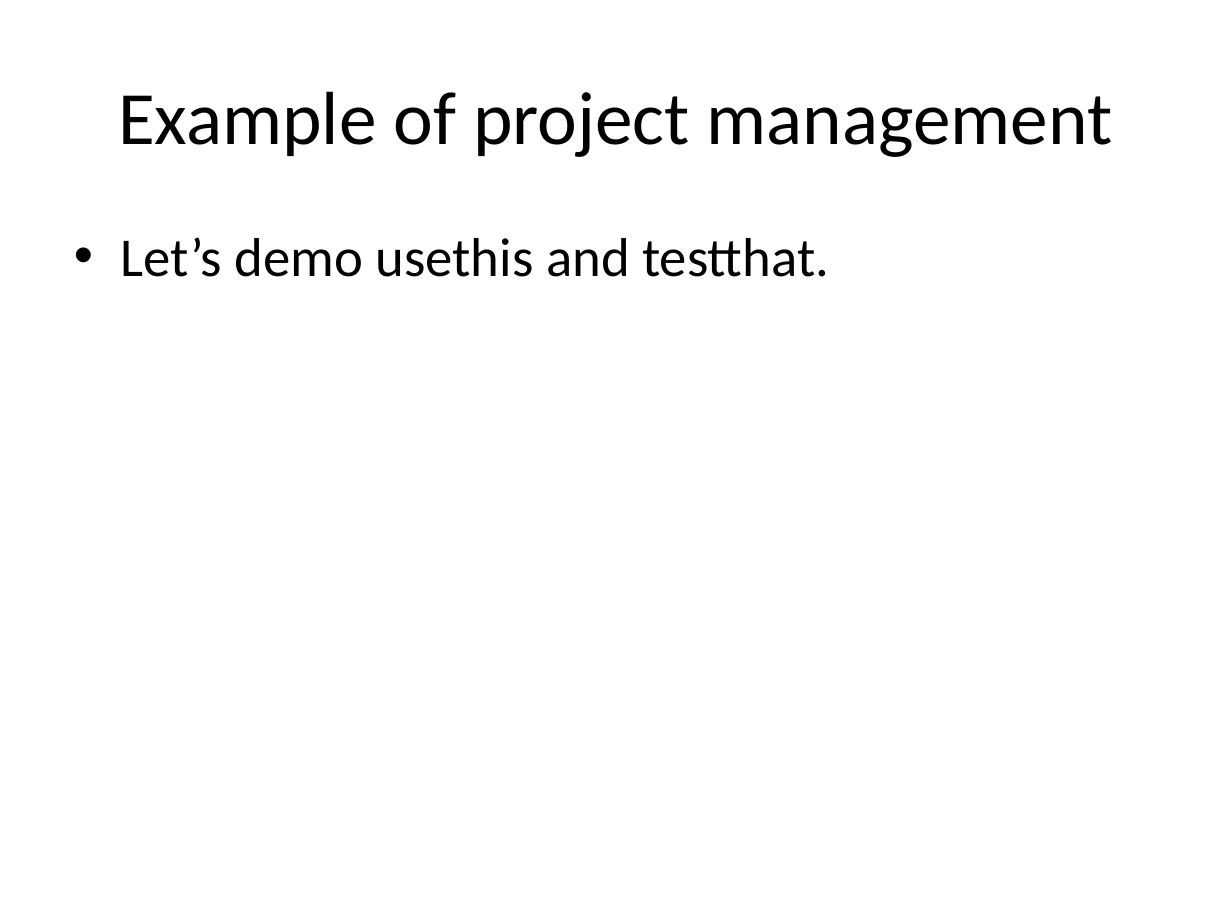
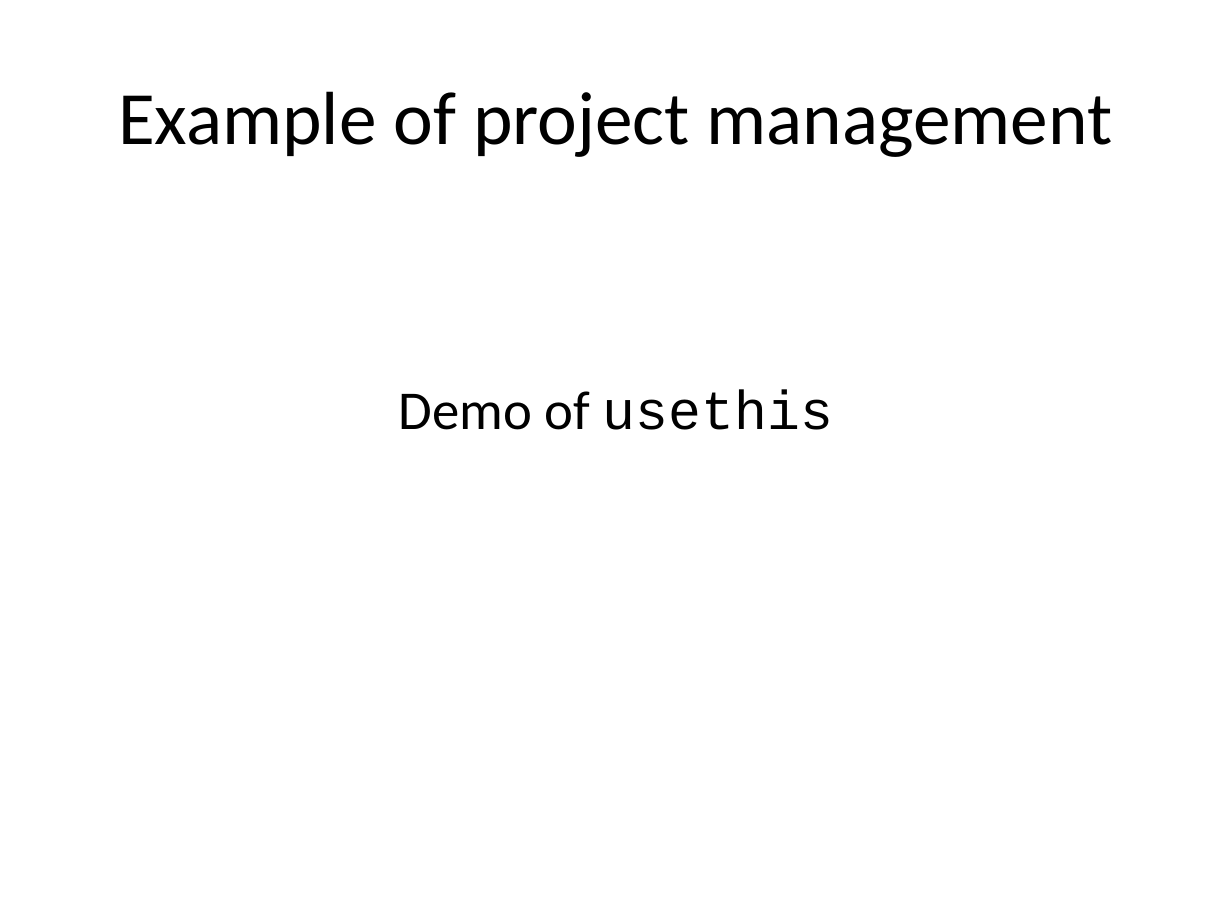
Before and after one commit to jtannen/r-for-datascience, a slide deck: slide 23 of session-5-engineering/session-5-engineering.pptx (slide 24 before the commit). Drawn at 1232x924 pixels with LibreOffice and Linux fonts; fonts in the diff are those of the drawing. Boxes give left, top, right and bottom in pixels: in the first picture for what was removed or moved away, otherwise in the second. Text is boxed around its words. In the diff, an @@ line names an element or a change of style, - is before the commit and + after.

```diff
--- a/session-5-engineering/session-5-engineering.pptx
+++ b/session-5-engineering/session-5-engineering.pptx
@@ text at (399, 390, 833, 430): text changed; font Calibri to Courier New @@
-• Let’s demo usethis and testthat.
+Demo of usethis
```
Also in this commit, not shown: 6 other slides changed, 4 slides added, 1 slide removed, 5 other files.
